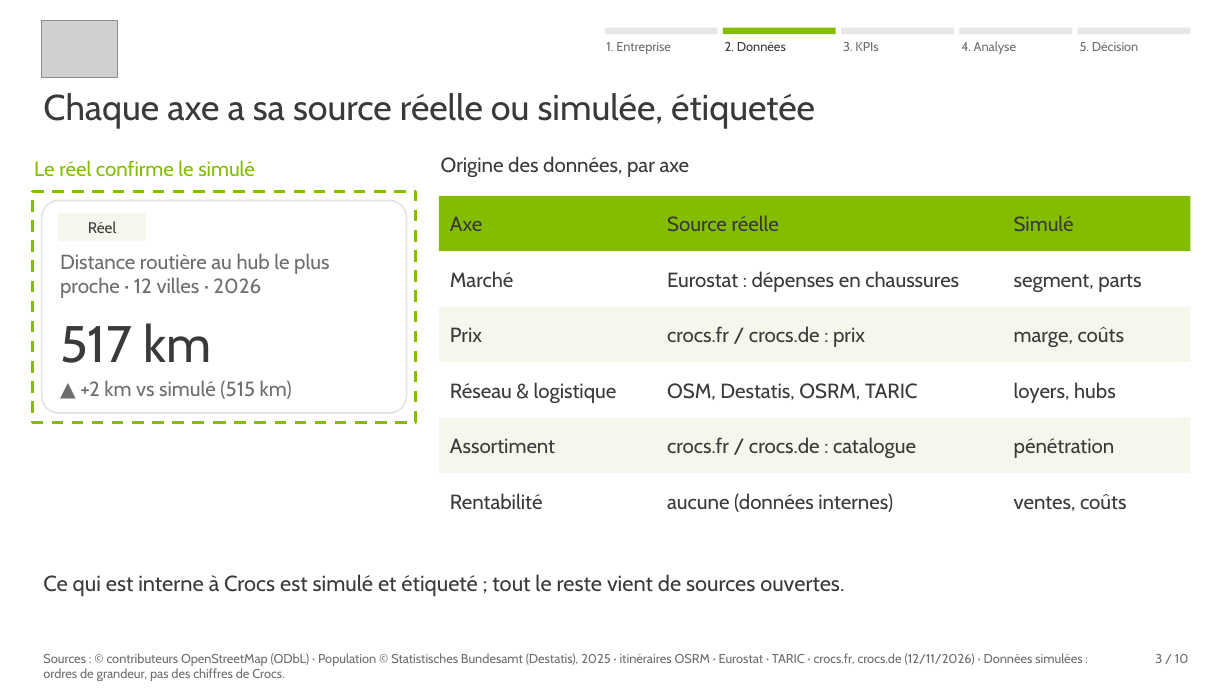
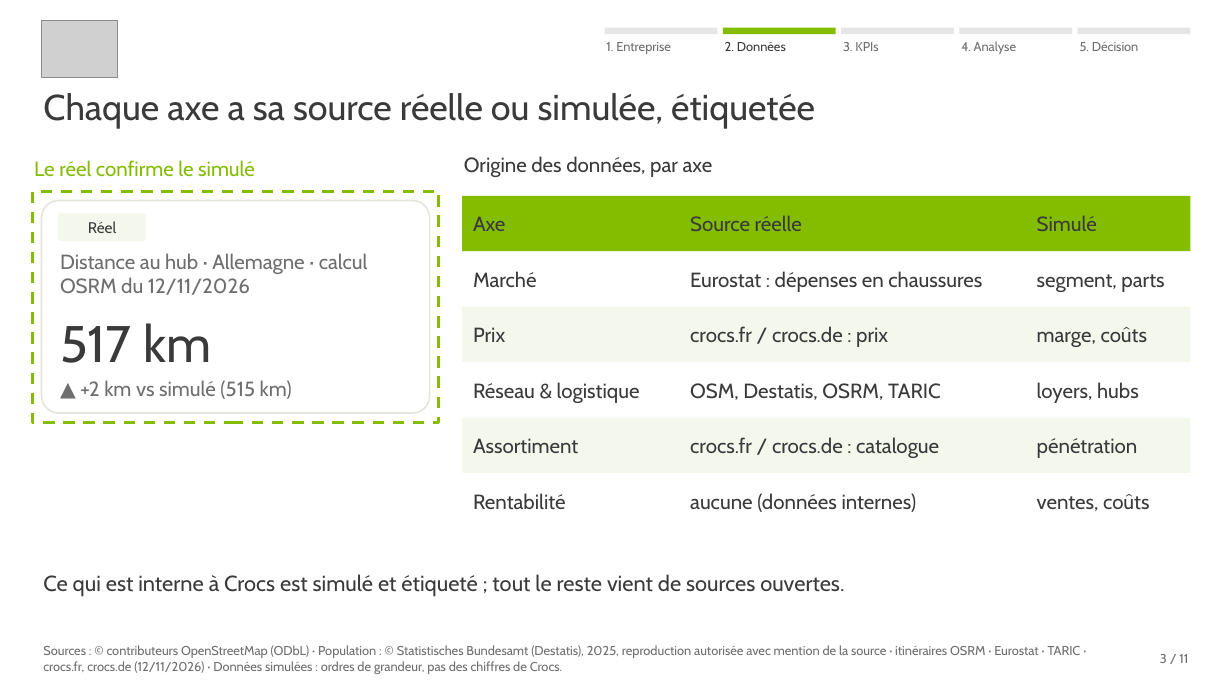
Before and after one commit to jeanlisek/Projet-Crocs-Expansion, a slide deck: slide 3 of slides/Crocs_Expansion_Allemagne_Comex.pptx. Drawn at 1232x693 pixels with LibreOffice and Linux fonts; fonts in the diff are those of the drawing; grey boxes stand for pictures. Boxes give left, top, right and bottom in pixels: in the first picture for what was removed or moved away, otherwise in the second. Text is boxed around its words. In the diff, an @@ line names an element or a change of style, - is before the commit and + after.

```diff
--- a/slides/Crocs_Expansion_Allemagne_Comex.pptx
+++ b/slides/Crocs_Expansion_Allemagne_Comex.pptx
@@ text "Origine des données, par axe": place and size @@
-text "Origine des données, par axe" at (441, 156, 690, 177)
+text "Origine des données, par axe" at (464, 156, 713, 177)
@@ rectangle: place and size @@
-rectangle at (32, 191, 416, 422)
+rectangle at (32, 191, 439, 422)
@@ rounded rectangle: place and size @@
-rounded rectangle at (42, 201, 407, 413)
+rounded rectangle at (42, 201, 430, 413)
@@ rectangle: place and size @@
-rectangle at (439, 196, 1190, 251)
+rectangle at (462, 196, 1190, 251)
@@ text "Simulé": place and size @@
-text "Simulé" at (1014, 215, 1074, 231)
+text "Simulé" at (1037, 215, 1097, 231)
@@ text at (60, 253, 368, 295): text changed @@
-Distance routière au hub le plus proche · 12 villes · 2026
+Distance au hub · Allemagne · calcul OSRM du 12/11/2026
@@ rectangle: place and size @@
-rectangle at (439, 251, 1190, 307)
+rectangle at (462, 251, 1190, 307)
@@ text "segment, parts": place and size @@
-text "segment, parts" at (1014, 274, 1141, 292)
+text "segment, parts" at (1037, 274, 1164, 292)
@@ rectangle: place and size @@
-rectangle at (439, 307, 1190, 362)
+rectangle at (462, 307, 1190, 362)
@@ text "marge, coûts": place and size @@
-text "marge, coûts" at (1014, 327, 1125, 347)
+text "marge, coûts" at (1037, 327, 1148, 347)
@@ rectangle: place and size @@
-rectangle at (439, 362, 1190, 418)
+rectangle at (462, 362, 1190, 418)
@@ text "loyers, hubs": place and size @@
-text "loyers, hubs" at (1014, 382, 1116, 403)
+text "loyers, hubs" at (1037, 382, 1139, 403)
@@ rectangle: place and size @@
-rectangle at (439, 418, 1190, 473)
+rectangle at (462, 418, 1190, 473)
@@ text "pénétration": place and size @@
-text "pénétration" at (1014, 438, 1115, 458)
+text "pénétration" at (1037, 438, 1138, 458)
@@ rectangle: place and size @@
-rectangle at (439, 473, 1190, 529)
+rectangle at (462, 473, 1190, 529)
@@ 12 texts: place and size @@
-12 texts at (450, 215, 959, 512)
+12 texts at (473, 215, 982, 512)
@@ text "ventes, coûts": place and size @@
-text "ventes, coûts" at (1014, 494, 1127, 511)
+text "ventes, coûts" at (1037, 494, 1150, 511)
@@ text at (43, 645, 1081, 674): text changed @@
-Sources : © contributeurs OpenStreetMap (ODbL) · Population © Statistisches Bundesamt (Destatis), 2025 · itinéraires OSRM · Eurostat · TARIC · crocs.fr, crocs.de (12/11/2026) · Données simulées : ordres de grandeur, pas des chiffres de Crocs.
+Sources : © contributeurs OpenStreetMap (ODbL) · Population : © Statistisches Bundesamt (Destatis), 2025, reproduction autorisée avec mention de la source · itinéraires OSRM · Eurostat · TARIC · crocs.fr, crocs.de (12/11/2026) · Données simulées : ordres de grandeur, pas des chiffres de Crocs.
@@ text at (1160, 654, 1188, 663): text changed @@
-3 / 10
+3 / 11
```
Also in this commit, not shown: 8 other slides changed, 2 slides added, 1 slide removed, 15 other files.
